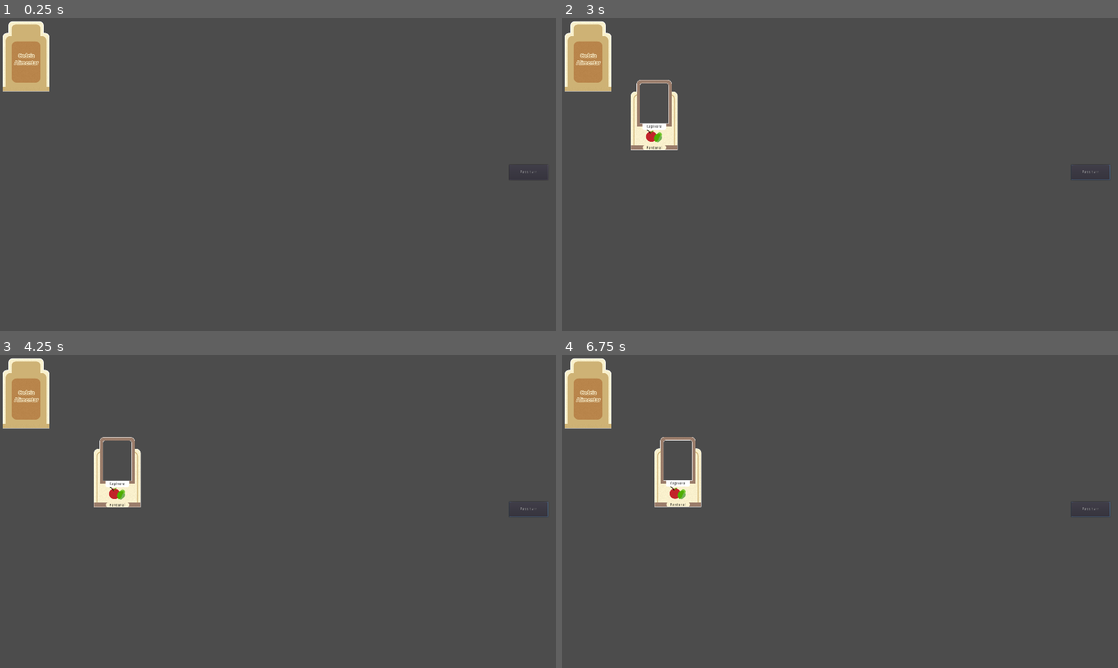
Above: before the commit, frames 1-4 (two rows, left to right).
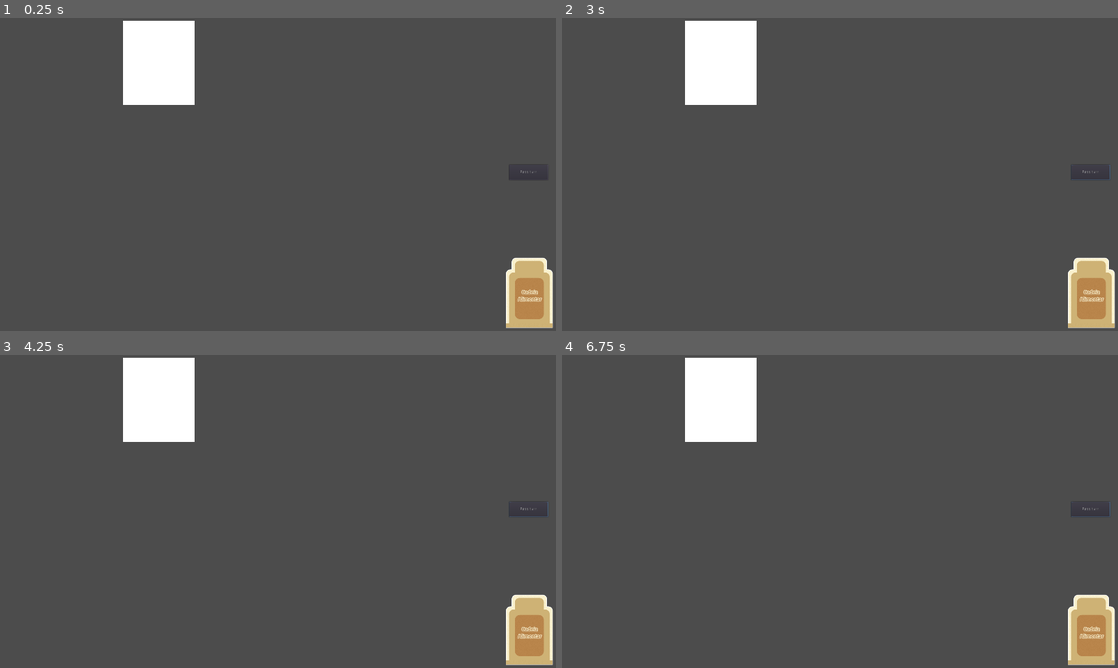
Above: after the commit, the same moments.

Repository: rominhorl/cardgame
Game: Godot game, scene res://Scenes/Main.tscn
Same seed, same stepped clock (60 frames per second), same inputs: the game is played once before the commit and once after it. The project has no main scene, so this scene is started directly.
Inputs (mouse positions are in pixels of both pictures, inside the frame that each line leads up to):
- Up to frame 1 (0.25 s): no input
- Up to frame 2 (3 s): click "Pass turn" at 0.5 s; click "Pass turn" at 1.25 s; click "Pass turn" at 2 s; tap Enter at 2.75 s; move the mouse to (589, 55) at 2.77 s; click (589, 55) at 2.85 s
- Up to frame 3 (4.25 s): move the mouse to (116, 470) at 3.52 s; click (116, 470) at 3.6 s
- Up to frame 4 (6.75 s): tap Space at 4.25, 5.75 s; move the mouse to (895, 442) at 4.27 s; click (895, 442) at 4.35 s; tap Enter at 5, 6.5 s; move the mouse to (812, 574) at 5.02 s; click (812, 574) at 5.1 s; move the mouse to (1006, 558) at 5.77 s; click (1006, 558) at 5.85 s; move the mouse to (673, 464) at 6.52 s; click (673, 464) at 6.6 s

The runs differ from the first frame. In frame 1, 7.1% of the frame differs, in the area x 0-100%, y 0-100%; in frame 2, 8.3%; in frame 3, 8.3%; in frame 4, 8.3%.
Error in both runs: Invalid call. Nonexistent function 'OrganizeHand' in base 'Node2D'. (res://Scenes/Main.gd:6)

Commit message:
Worked on the cardslot mechanic
The cardslot mechanic is initially implemented but we've spotted a bug that occur sometimes that the invalid card neither stacks on the slot nor goes back to hand

Diff:
--- a/CardGame/CardDatabase.gd
+++ b/CardGame/CardDatabase.gd
@@ -5,7 +5,7 @@
 	"Capivara" : {"Biome": "Pantanal", "Type": "Consumidor1", "Name": "Capivara"},
 	"Cajueiro" : {"Biome": "Caatinga", "Type": "Produtor", "Name": "Cajueiro"},
 	"Periquito" : {"Biome": "Caatinga", "Type": "Consumidor1", "Name": "Periquito"},
-	"Teiu" : {"Biome": "Amazonia", "Type": "Consumidor1", "Name": "Teiu"},
-	"Microbio" : {"Biome": "Atlantica", "Type": "Decompositor", "Name": "Microbio"},
+	"Teiu" : {"Biome": "Caatinga", "Type": "Consumidor2", "Name": "Teiu"},
+	"Microbio" : {"Biome": "Caatinga", "Type": "Decompositor", "Name": "Microbio"},
 
 }
--- a/CardGame/Scenes/Card.gd
+++ b/CardGame/Scenes/Card.gd
@@ -6,8 +6,14 @@
 var CardFollowingMouse = false
 var speed = 600
 var CardPositionOnHand
+var IsPositionValid = false
+
+func _ready():
+	connect("CardPlaced",get_parent().get_parent().get_parent().get_node("SlotAreaCaatinga"),"CardPlaced")
+	CardPositionOnHand = get_parent().get_parent().CardsHand.find(name)
 
 func _physics_process(delta):
+
 
 	MousePosition = get_viewport().get_mouse_position()
 	CardPosition = position
@@ -17,8 +23,12 @@
 		CardPositionOnHand = get_parent().get_parent().CardsHand.find(name)
 		get_parent().get_parent().CardsHand.remove(CardPositionOnHand)
 	if CardFollowingMouse == true and Input.is_action_just_released("LeftClick"):
+		emit_signal("CardPlaced", name)
 		CardFollowingMouse = false
-		get_parent().get_parent().CardsHand.insert(CardPositionOnHand,name)
+		if IsPositionValid == false:
+			get_parent().get_parent().CardsHand.insert(CardPositionOnHand,name)
+
+
 
 
 
@@ -26,6 +36,9 @@
 		move_and_slide(((MousePosition - CardPosition)) * speed * delta)
 		rotation = 0
 
+func PositionValid():
+	IsPositionValid = true
+	pass
 
 func IsOnTop():
 	for i in get_tree().get_nodes_in_group("Hovered"):
@@ -40,3 +53,5 @@
 func _on_CardArea_mouse_exited():
 	remove_from_group("Hovered")
 	MouseHovering = false
+
+signal CardPlaced
--- a/CardGame/Scenes/Card.tscn
+++ b/CardGame/Scenes/Card.tscn
@@ -43,5 +43,10 @@
 position = Vector2( 111, 130.5 )
 shape = SubResource( 1 )
 
+[node name="TypeText" type="Label" parent="."]
+visible = false
+margin_right = 40.0
+margin_bottom = 14.0
+
 [connection signal="mouse_entered" from="CardArea" to="." method="_on_CardArea_mouse_entered"]
 [connection signal="mouse_exited" from="CardArea" to="." method="_on_CardArea_mouse_exited"]
--- a/CardGame/Scenes/Deck.gd
+++ b/CardGame/Scenes/Deck.gd
@@ -36,12 +36,12 @@
 	var CardRandom = randi()%CardList.CardList.size()
 	var AuxiliaryList = CardList.CardList.keys()
 	var WhichCard = CardList.CardList.get(AuxiliaryList[CardRandom])
-	print(WhichCard)
 	var NewCard = Card.instance()
 	NewCard.get_node("FrontBg").texture = load(str("res://card shapes/",WhichCard.get("Biome"),".png"))
 	NewCard.get_node("Type").texture = load(str("res://Assets/type icons/",WhichCard.get("Type"),".png"))
 	NewCard.get_node("Name").text = WhichCard.get("Name")
 	NewCard.get_node("Biome").text = WhichCard.get("Biome")
+	NewCard.get_node("TypeText").text = WhichCard.get("Type")
 	NewCard.name = str("Card",CardNamer)
 	NewCard.position = $Deck.position
 	CardsHand.append(NewCard.name)
--- a/CardGame/Scenes/Deck.tscn
+++ b/CardGame/Scenes/Deck.tscn
@@ -11,7 +11,7 @@
 script = ExtResource( 1 )
 
 [node name="Deck" type="Node2D" parent="."]
-position = Vector2( 90, 132 )
+position = Vector2( 1828, 947 )
 __meta__ = {
 "_edit_group_": true
 }
--- a/CardGame/Scenes/Main.tscn
+++ b/CardGame/Scenes/Main.tscn
@@ -1,12 +1,14 @@
-[gd_scene load_steps=3 format=2]
+[gd_scene load_steps=5 format=2]
 
 [ext_resource path="res://Scenes/Deck.tscn" type="PackedScene" id=1]
 [ext_resource path="res://Scenes/Main.gd" type="Script" id=2]
+[ext_resource path="res://Scenes/SlotAreaCaatinga.gd" type="Script" id=3]
+
+[sub_resource type="RectangleShape2D" id=1]
+extents = Vector2( 123.5, 145 )
 
 [node name="Main" type="Node"]
 script = ExtResource( 2 )
-
-[node name="Deck&Hand" parent="." instance=ExtResource( 1 )]
 
 [node name="Button" type="Button" parent="."]
 margin_left = 1758.0
@@ -15,4 +17,28 @@
 margin_bottom = 559.0
 text = "Pass turn"
 
+[node name="SlotAreaCaatinga" type="Area2D" parent="."]
+position = Vector2( 548, 155 )
+script = ExtResource( 3 )
+__meta__ = {
+"_edit_group_": true
+}
+
+[node name="CollisionShape2D" type="CollisionShape2D" parent="SlotAreaCaatinga"]
+position = Vector2( 0.5, 0 )
+shape = SubResource( 1 )
+
+[node name="ColorRect" type="ColorRect" parent="SlotAreaCaatinga"]
+margin_left = -123.0
+margin_top = -145.0
+margin_right = 124.0
+margin_bottom = 145.0
+mouse_filter = 2
+
+[node name="Deck&Hand" parent="." instance=ExtResource( 1 )]
+margin_top = 1.0
+margin_bottom = 1.0
+
 [connection signal="pressed" from="Button" to="." method="_on_Button_pressed"]
+[connection signal="mouse_entered" from="SlotAreaCaatinga" to="SlotAreaCaatinga" method="_on_SlotAreaCaatinga_mouse_entered"]
+[connection signal="mouse_exited" from="SlotAreaCaatinga" to="SlotAreaCaatinga" method="_on_SlotAreaCaatinga_mouse_exited"]
--- /dev/null
+++ b/CardGame/Scenes/SlotAreaCaatinga.gd
@@ -0,0 +1,40 @@
+extends Area2D
+
+var CardList = []
+var CardMatch = false
+var MouseHovering = false
+
+func CardPlaced(name):
+	connect("PositionValid",get_parent().get_node("Deck&Hand/Hand").get_node(name),"PositionValid")
+	if MouseHovering == true and get_parent().get_node("Deck&Hand/Hand").get_node(name).get_node("Biome").text == "Caatinga":
+		IsCardRelationValid(name)
+		if CardMatch == true:
+			CardList.append(name)
+			get_parent().get_node("Deck&Hand/Hand").get_node(name).position = position + Vector2(0,50*CardList.size())
+			get_parent().get_node("Deck&Hand/Hand").get_node(name).z_index = CardList.size()
+			emit_signal("PositionValid")
+			CardMatch = false
+
+
+
+signal PositionValid
+
+func IsCardRelationValid(name):
+	if CardList.size() > 0:
+		if get_parent().get_node("Deck&Hand/Hand").get_node(CardList[CardList.size()-1]).get_node("TypeText").text == "Produtor" and get_parent().get_node("Deck&Hand/Hand").get_node(name).get_node("TypeText").text == "Consumidor1":
+			CardMatch = true
+		elif get_parent().get_node("Deck&Hand/Hand").get_node(CardList[CardList.size()-1]).get_node("TypeText").text == "Consumidor1" and get_parent().get_node("Deck&Hand/Hand").get_node(name).get_node("TypeText").text == "Consumidor2":
+			CardMatch = true
+		elif get_parent().get_node("Deck&Hand/Hand").get_node(CardList[CardList.size()-1]).get_node("TypeText").text == "Consumidor2" and get_parent().get_node("Deck&Hand/Hand").get_node(name).get_node("TypeText").text == "Decompositor":
+			CardMatch = true
+		elif get_parent().get_node("Deck&Hand/Hand").get_node(CardList[CardList.size()-1]).get_node("TypeText").text == "Decompositor" and get_parent().get_node("Deck&Hand/Hand").get_node(name).get_node("TypeText").text == "Produtor":
+			CardMatch = true
+	else:
+		CardMatch = true
+
+func _on_SlotAreaCaatinga_mouse_entered():
+	MouseHovering = true
+
+
+func _on_SlotAreaCaatinga_mouse_exited():
+	MouseHovering = false
